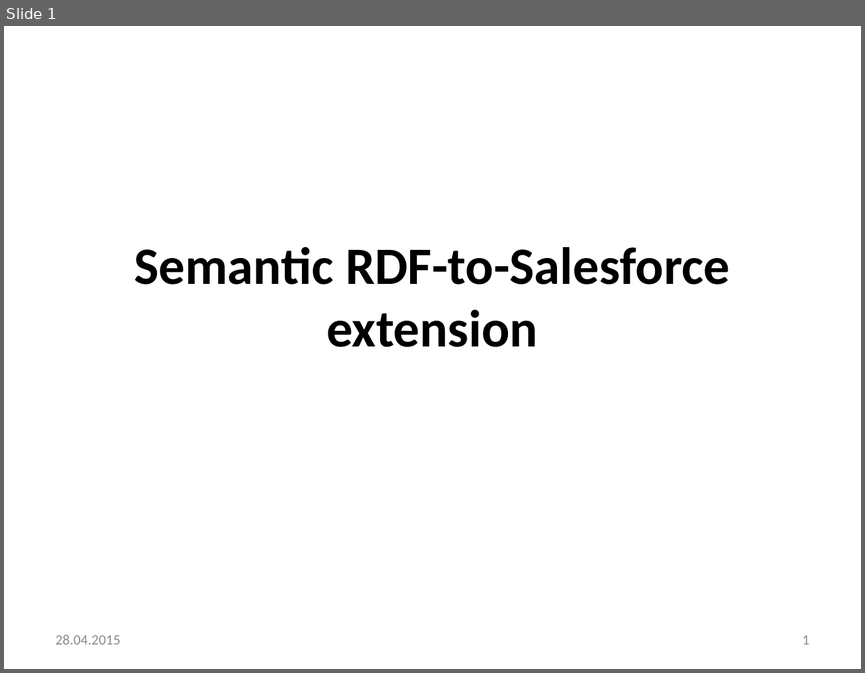
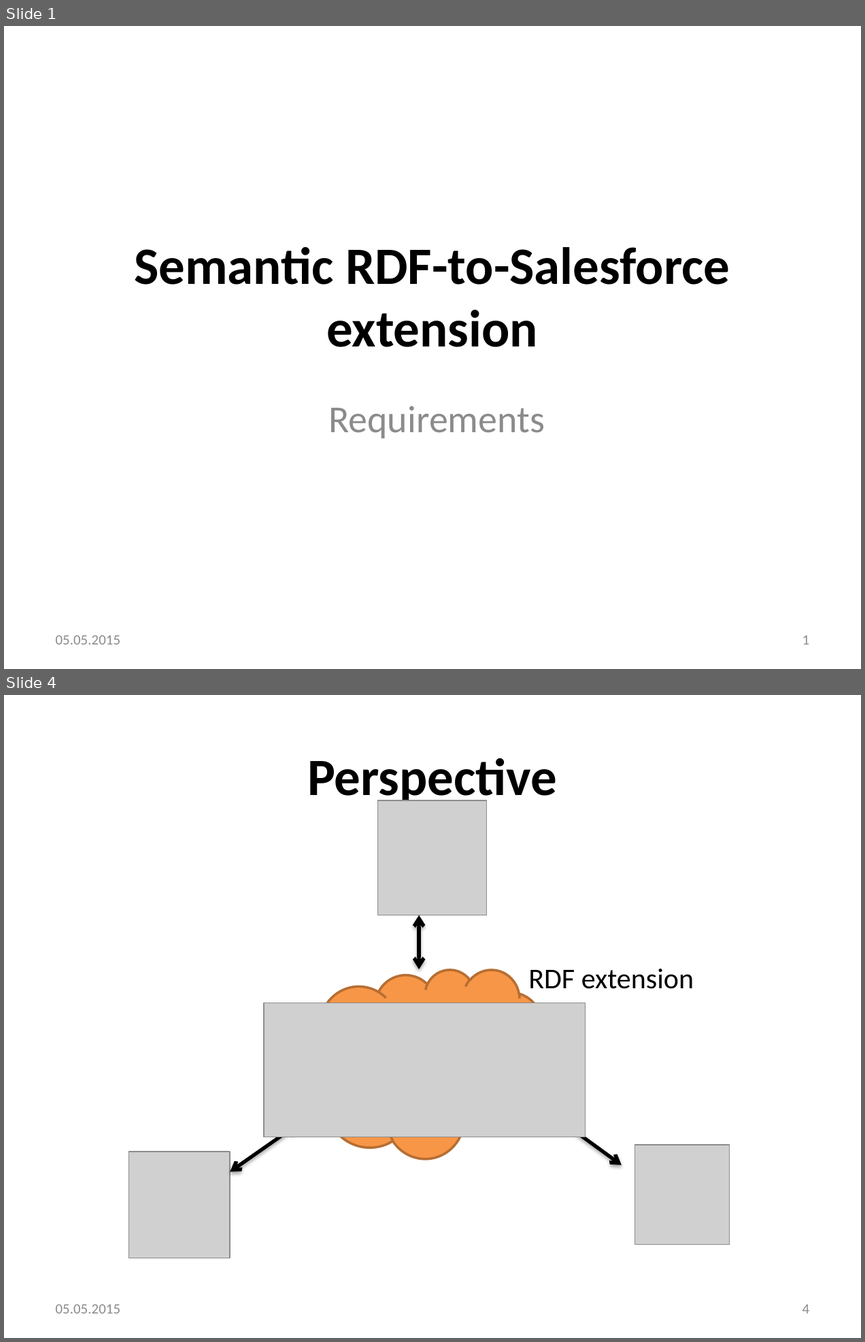
Before and after one commit to omarrana/testing, a slide deck: presentations/requirments_specification.pptx. Shown one above the other, each under a label of ours: slide 1 before the commit, slides 1 and 4 after it; the slides between them are not shown. The pictures are 865x673 and 865x1342 pixels, drawn with LibreOffice and Linux fonts; fonts in the diff are those of the drawing; grey boxes stand for pictures; background and template pictures are left out. Boxes give left, top, right and bottom in pixels: in the first picture for what was removed or moved away, otherwise in the second. Text is boxed around its words. In the diff, an @@ line names an element or a change of style, - is before the commit and + after.

Commit message:
updated requirement presentation

```diff
--- a/presentations/requirments_specification.pptx
+++ b/presentations/requirments_specification.pptx
@@ slide 4 added at (x1=4, y1=695, x2=861, y2=1338), background #FFFFFF @@
@@ title added at (x1=307, y1=758, x2=557, y2=807), 44 pt, text #000000, bold @@
+Perspective
@@ picture added at (x1=377, y1=800, x2=486, y2=915) @@
@@ double arrow added from (419, 969) to (419, 915), #000000 3 pt @@
@@ thought cloud added at (x1=298, y1=969, x2=547, y2=1157), fill #F79646, outline #B76F34 2 pt @@
@@ text added at (x1=528, y1=968, x2=694, y2=989), 24 pt, text #000000 @@
+RDF extension
@@ picture added at (x1=264, y1=1002, x2=585, y2=1136) @@
@@ double arrow added from (621, 1164) to (547, 1110), #000000 3 pt @@
@@ double arrow added from (230, 1172) to (298, 1124), #000000 3 pt @@
@@ picture added at (x1=129, y1=1151, x2=230, y2=1257) @@
@@ picture added at (x1=634, y1=1145, x2=729, y2=1244) @@
@@ text added at (x1=56, y1=1304, x2=121, y2=1313), 12 pt, text #8C8C8C @@
+05.05.2015
@@ page number added at (x1=802, y1=1304, x2=810, y2=1313), 12 pt, text #8C8C8C @@
+4
@@ slide 1 changed as well @@
@@ subtitle added at (x1=328, y1=405, x2=545, y2=438), 32 pt, text #8C8C8C @@
+Requirements
@@ text at (x1=56, y1=635, x2=121, y2=644): text changed @@
-28.04.2015
+05.05.2015
```
Also in this commit, not shown: 1 other slide changed, 6 other slides added, 3 slides removed.
